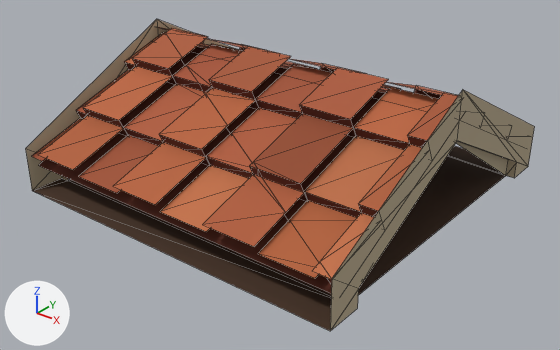
Renders of the glTF model houses/roof-gable-top-tile.glb from each side of a commit.
One viewpoint serves both versions: a 50 mm lens placed at (1.218, -1.559, 0.968), pointed at (0.026, -0.069, 0.044). Lighting does not change. The marker at lower left points along +X, +Y and +Z. The older version comes first. Mesh edges are drawn as thin lines. Vertices at exactly the same position are counted once.

In view in the first picture: 'roof-gable-top-tile'.
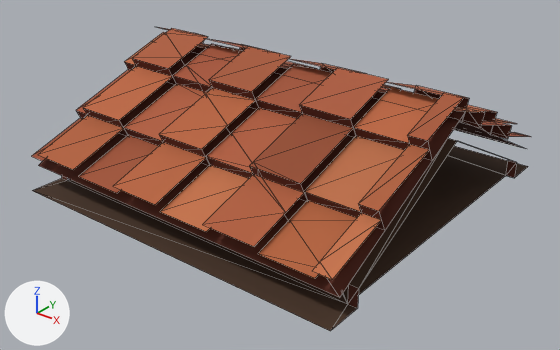
Changed parts and their boxes (x1, y1, x2, y2) in the pictures (560 x 350 px):
'roof-gable-top-tile', reshaped: before (26, 19, 535, 331); after (32, 27, 531, 331)
part 1 of me_roof_gable_top_tile, cut back: before (330, 90, 535, 331); after (349, 138, 515, 288)
part 2 of me_roof_gable_top_tile, cut back: before (26, 19, 232, 190)
part 3 of me_roof_gable_top_tile, recoloured: before (62, 160, 517, 181); after (62, 160, 517, 308)

The edits, one by one:
me_roof_gable_top_tile is used by ob_roof_gable_top_tile; location (0.0, 0.0, 0.0).
Verts and faces of me_roof_gable_top_tile; kept vertices keep their numbers, new ones are numbered from 344.
Before the commit, vertices of me_roof_gable_top_tile: 3 (-0.5, -0.5, 0.0) at pixel (32, 190), 4 (-0.5, -0.4, 0.05), 5 (-0.5, -0.4, 0.0) at pixel (61, 178), 9 (-0.5, 0.4, 0.05), 10 (-0.5, 0.5, 0.0).
Before the commit, vertices of me_roof_gable_top_tile: 11 (-0.5, 0.4, 0.0), 16 (-0.475, 0.4, 0.05), 17 (-0.475, 0.4, 0.0), 18 (-0.475, -0.4, 0.05), 19 (-0.475, -0.4, 0.0) at pixel (67, 180).
Before the commit, vertices of me_roof_gable_top_tile: 21 (-0.475, 0.0, 0.25), 22 (-0.5, 0.5, 0.126), 23 (-0.5, 0.5, 0.0), 24 (-0.5, 0.0, 0.376) at pixel (156, 18), 25 (-0.5, 0.0, 0.25).
Before the commit, vertices of me_roof_gable_top_tile: 26 (-0.5, -0.5, 0.126) at pixel (25, 148), 27 (-0.5, -0.5, 0.0) at pixel (32, 190), 30 (-0.475, 0.0, 0.25).
me_roof_gable_top_tile had 344 vertices, 254 faces and spanned x -0.5..0.5, y -0.5..0.5, z 0.0..0.376.
me_roof_gable_top_tile now has 332 vertices, 234 faces and spans x -0.5..0.5, y -0.5..0.5, z 0.0..0.354.
Part 1, on me_roof_gable_top_tile:
6 vertices are removed from x 0.475..0.5, y -0.5..0.5, z 0.0..0.376.
14 faces are deleted.
4 new faces join them.
Part 2, on me_roof_gable_top_tile:
Vertices deleted: 22, 23, 24, 26, 27, 30 (with the faces that use them).
Faces deleted: (3, 4, 5), (9, 10, 11), (16, 17, 19), (18, 21, 19).
New faces: (16, 21, 25), (18, 25, 21).
me_roof_gable_top_tile part 3: 8 kept faces spanning x -0.5..0.5, y -0.4..0.4, z 0.0..0.05 get new vertex colours; the middle colour goes from beige #b6a78b to brown #5a2616.
